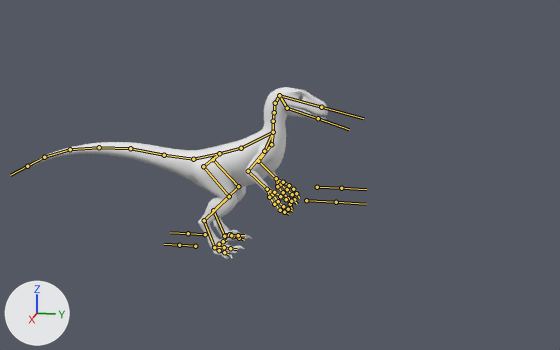
Two versions of the FBX model Assets/Animation/Velociraptor_Ani.fbx, one commit apart.
One viewpoint serves both versions: a 50 mm lens placed at (11.39, 3.09, 4.08), pointed at (-0.3, 0.76, 1.16). The axes (+X, +Y, +Z) are drawn at lower left. The lights are the same throughout. The bones that bend it are drawn over the model as lines.

Objects in the first picture: 'Body'.
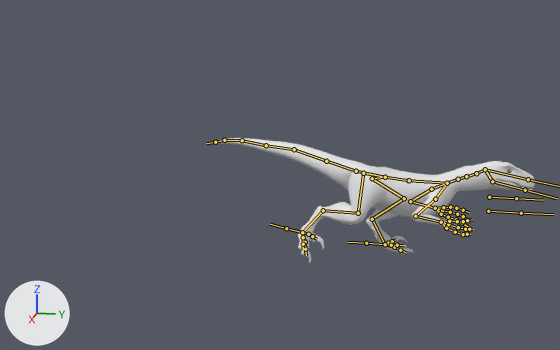
Commit message: Run 애니메이션 적용

The newer file adds an action. The first version stands in its rest pose; the second is drawn at frame 28 of the action 'Armature|Run'.

Where the change shows, as pixel boxes [x1, y1, x2, y2] in the pictures (560 x 350 px):
'Body', posed (6% wider, 27% shorter): before [26, 87, 328, 259]; after [214, 138, 535, 263]
bone 'Chest.001', root to tip: before (241, 148) to (273, 132); after (408, 180) to (447, 183)
bone 'Neck.004', root to tip: before (273, 132) to (273, 121); after (447, 183) to (458, 179)
bone 'Neck.001', root to tip: before (275, 103) to (279, 95); after (476, 173) to (485, 169)
bone 'Head.001', root to tip: before (279, 95) to (321, 107); after (485, 169) to (528, 179)
bone 'Jaw.001', root to tip: before (279, 95) to (287, 108); after (485, 169) to (492, 181)
bone 'Arm.L.001', root to tip: before (271, 144) to (258, 161); after (431, 189) to (410, 201)
bone 'Arm.L.002', root to tip: before (258, 161) to (276, 178); after (410, 201) to (435, 208)
bone 'Arm.R.001', root to tip: before (264, 151) to (248, 171); after (435, 199) to (415, 216)
bone 'Arm.R.002', root to tip: before (248, 171) to (267, 189); after (415, 216) to (441, 222)
bone 'Chest.002', root to tip: before (241, 148) to (219, 153); after (409, 180) to (385, 177)
bone 'Spine.001', root to tip: before (219, 153) to (193, 159); after (385, 177) to (356, 171)
bone 'Hip.001', root to tip: before (193, 159) to (164, 155); after (356, 171) to (326, 161)
bone 'Tail.001', root to tip: before (164, 155) to (130, 148); after (326, 161) to (294, 149)
bone 'Tail.002', root to tip: before (130, 148) to (99, 147); after (294, 149) to (266, 145)
bone 'Tail.003', root to tip: before (99, 147) to (70, 149); after (266, 145) to (242, 140)
bone 'Tail.004', root to tip: before (70, 149) to (44, 157); after (242, 140) to (224, 140)
bone 'Tail.005', root to tip: before (44, 157) to (27, 166); after (224, 140) to (215, 142)
bone 'Leg.L.001', root to tip: before (219, 153) to (213, 159); after (385, 177) to (372, 178)
bone 'Leg.L.002', root to tip: before (213, 159) to (238, 186); after (372, 178) to (404, 198)
bone 'Leg.L.003', root to tip: before (238, 186) to (213, 210); after (404, 198) to (372, 219)
bone 'Leg.L.004', root to tip: before (213, 210) to (224, 236); after (372, 219) to (385, 244)
bone 'Toe2.L.001', root to tip: before (224, 236) to (233, 236); after (385, 244) to (394, 247)
bone 'Toe1.L.001', root to tip: before (224, 236) to (226, 235); after (385, 244) to (388, 243)
bone 'Toe1.L.002', root to tip: before (226, 235) to (229, 234); after (388, 243) to (392, 241)
bone 'Toe3.L.001', root to tip: before (224, 236) to (231, 235); after (385, 244) to (391, 245)
bone 'Leg.R.001', root to tip: before (219, 153) to (203, 166); after (385, 177) to (363, 173)
bone 'Leg.R.002', root to tip: before (203, 166) to (229, 196); after (363, 173) to (358, 213)
bone 'Leg.R.004', root to tip: before (204, 220) to (214, 247); after (323, 210) to (302, 232)
bone 'Toe2.R.001', root to tip: before (214, 247) to (224, 247); after (302, 232) to (305, 242)
bone 'Toe1.R.001', root to tip: before (214, 247) to (219, 244); after (302, 232) to (308, 234)
bone 'Toe1.R.002', root to tip: before (219, 244) to (223, 241); after (308, 234) to (312, 236)
bone 'Toe3.R.001', root to tip: before (214, 247) to (219, 250); after (302, 232) to (303, 237)
bone 'Toe3.R.002', root to tip: before (219, 250) to (224, 252); after (303, 237) to (303, 244)

What the commit changed:
Bone 'Chest.001' (bone_chest_001) moves from (0.0, 0.0, 0.0) to (0.0, 3.77, 2.77).
Bone 'Chest.001' (bone_chest_001) turns from (0, 0, 0) to (31, 5, -6) degrees about its own x, y and z.
Bone 'Neck.004' (bone_neck_004) turns from (0, 0, 0) to (34, -1, 2) degrees about its own x, y and z.
Bone 'Neck.001' (bone_neck_001) turns from (0, 0, 0) to (-35, -1, -1) degrees about its own x, y and z.
Bone 'Head.001' (bone_head_001) turns from (0, 0, 0) to (32, -2, -1) degrees about its own x, y and z.
Bone 'Jaw.001' (bone_jaw_001) turns from (0, 0, 0) to (33, -1, -2) degrees about its own x, y and z.
Bone 'Arm.L.001' (bone_arm_l_001) turns from (0, 0, 0) to (16, -3, -5) degrees about its own x, y and z.
Bone 'Arm.L.002' (bone_arm_l_002) turns from (0, 0, 0) to (43, 3, -4) degrees about its own x, y and z.
Bone 'Arm.R.001' (bone_arm_r_001) turns from (0, 0, 0) to (16, 6, -3) degrees about its own x, y and z.
Bone 'Arm.R.002' (bone_arm_r_002) turns from (0, 0, 0) to (43, -3, -6) degrees about its own x, y and z.
Bone 'Chest.002' (bone_chest_002) moves from (0.0, 0.0, 0.0) to (0.0, -4.24, 2.0).
Bone 'Chest.002' (bone_chest_002) turns from (0, 0, 0) to (-23, -2, -2) degrees about its own x, y and z.
Bone 'Spine.001' (bone_spine_001) turns from (0, 0, 0) to (0, -1, 5) degrees about its own x, y and z.
Bone 'Hip.001' (bone_hip_001) turns from (0, 0, 0) to (-15, -2, -6) degrees about its own x, y and z.
Bone 'Tail.001' (bone_tail_001) turns from (0, 0, 0) to (-5, -2, -8) degrees about its own x, y and z.
Bone 'Tail.002' (bone_tail_002) turns from (0, 0, 0) to (2, 0, 6) degrees about its own x, y and z.
Bone 'Tail.003' (bone_tail_003) turns from (0, 0, 0) to (-6, 0, 6) degrees about its own x, y and z.
Bone 'Tail.004' (bone_tail_004) turns from (0, 0, 0) to (-1, 1, 9) degrees about its own x, y and z.
Bone 'Tail.005' (bone_tail_005) turns from (0, 0, 0) to (-4, 3, 9) degrees about its own x, y and z.
Bone 'Leg.L.001' (bone_leg_l_001) turns from (0, 0, 0) to (10, -26, -5) degrees about its own x, y and z.
Bone 'Leg.L.002' (bone_leg_l_002) turns from (0, 0, 0) to (12, -5, -6) degrees about its own x, y and z.
Bone 'Leg.L.003' (bone_leg_l_003) turns from (0, 0, 0) to (-23, 2, -8) degrees about its own x, y and z.
Bone 'Leg.L.004' (bone_leg_l_004) turns from (0, 0, 0) to (16, 0, -3) degrees about its own x, y and z.
Bone 'Toe2.L.001' (bone_toe2_l_001) turns from (0, 0, 0) to (8, -1, 19) degrees about its own x, y and z.
Bone 'Toe1.L.001' (bone_toe1_l_001) turns from (0, 0, 0) to (-3, 5, -3) degrees about its own x, y and z.
Bone 'Toe1.L.002' (bone_toe1_l_002) turns from (0, 0, 0) to (8, -4, 5) degrees about its own x, y and z.
Bone 'Toe3.L.001' (bone_toe3_l_001) turns from (0, 0, 0) to (-4, 9, -9) degrees about its own x, y and z.
Bone 'Leg.R.001' (bone_leg_r_001) turns from (0, 0, 0) to (-12, 5, 32) degrees about its own x, y and z.
Bone 'Leg.R.002' (bone_leg_r_002) turns from (0, 0, 0) to (-1, 2, 1) degrees about its own x, y and z.
Bone 'Leg.R.004' (bone_leg_r_004) turns from (0, 0, 0) to (-14, -3, -5) degrees about its own x, y and z.
Bone 'Toe2.R.001' (bone_toe2_r_001) turns from (0, 0, 0) to (3, -3, 9) degrees about its own x, y and z.
Bone 'Toe1.R.001' (bone_toe1_r_001) turns from (0, 0, 0) to (-7, -10, -7) degrees about its own x, y and z.
Bone 'Toe1.R.002' (bone_toe1_r_002) turns from (0, 0, 0) to (7, 1, 3) degrees about its own x, y and z.
Bone 'Toe3.R.001' (bone_toe3_r_001) turns from (0, 0, 0) to (3, 13, 9) degrees about its own x, y and z.
Bone 'Toe3.R.002' (bone_toe3_r_002) turns from (0, 0, 0) to (-1, -17, -14) degrees about its own x, y and z.
